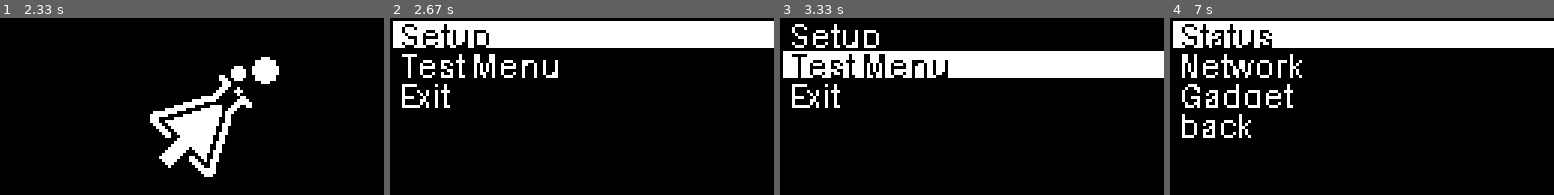
Above: before the commit, frames 1-4 (left to right).
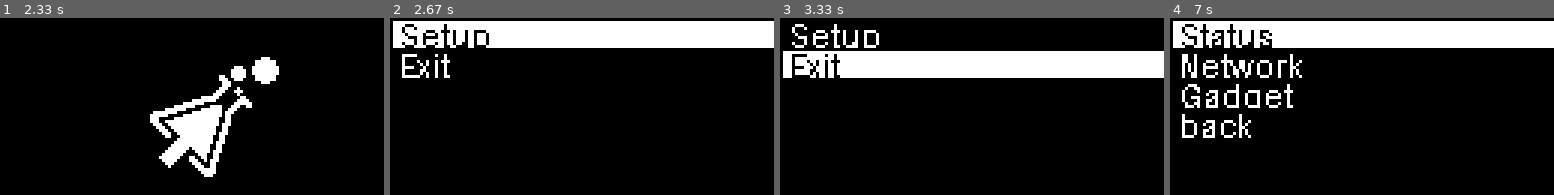
Above: after the commit, the same moments.

Repository: ProjectMakeIt/provkey-software
Game: pygame game, started from desktop.py
Same seed, same stepped clock (60 frames per second), same inputs: the game is played once before the commit and once after it. The source is Python 2; it was converted automatically to run under Python 3.
Inputs:
- Up to frame 1 (2.33 s): hold Up 0.33-0.8 s; hold Down 0.83-1.3 s
- Up to frame 2 (2.67 s): no input
- Up to frame 3 (3.33 s): hold Down 2.83-3.3 s
- Up to frame 4 (7 s): hold Up 3.33-3.7 s; hold Down 3.73-4.1 s; hold Up 4.13-4.43 s; hold Down 4.47-4.77 s; hold Up 4.8-5.17 s; hold Down 5.2-5.57 s; hold Up 5.6-5.9 s; hold Down 5.93-6.23 s; hold Up 6.27-6.63 s; tap Enter at 6.67 s

Frame 1 is identical in both runs. In frame 2, 2.5% of the frame differs, in the area x 3-44%, y 20-51%; in frame 3, 2.5%; in frame 4, nothing differs.

Commit message:
make info navigatable to allow more things to be added

Diff:
--- a/menus.py
+++ b/menus.py
@@ -57,13 +57,11 @@
     load = ProgressMenu('images/scale.bmp',50,root)
     setup = Menu()
     network = Menu()
-    wifi = Menu()
-    usbNet = Menu()
     usb = Menu()
     info = Menu(True,4)
     testMenu = Menu()
     root.addLine(MenuEntry('Setup',setup))
-    root.addLine(MenuEntry('Test Menu',testMenu))
+    #root.addLine(MenuEntry('Test Menu',testMenu))
     root.addLine(MenuLine('Exit',shutdown))
     testMenu.addLine(MenuText('Test1'))
     testMenu.addLine(MenuText('Test2'))
@@ -82,21 +80,17 @@
     setup.addLine(MenuEntry('Network',network))
     setup.addLine(MenuEntry('Gadget',usb))
     setup.addLine(MenuEntry('back',root))
-    network.addLine(MenuEntry('Wifi',wifi))
-    network.addLine(MenuEntry('Usb',usbNet))
+    network.addLine(MenuLine('Wifi Off',disable_wifi_network))
+    network.addLine(MenuLine('Wifi On',enable_wifi_network))
+    network.addLine(MenuLine('Usb Off',disable_usb_network))
+    network.addLine(MenuLine('Usb On',enable_usb_network))
     network.addLine(MenuEntry('back',setup))
-    wifi.addLine(MenuLine('Wifi Off',disable_wifi_network))
-    wifi.addLine(MenuLine('Wifi On',enable_wifi_network))
-    wifi.addLine(MenuEntry('back',network))
-    usbNet.addLine(MenuLine('Usb Off',disable_usb_network))
-    usbNet.addLine(MenuLine('Usb On',enable_usb_network))
-    usbNet.addLine(MenuEntry('back',network))
     usb.addLine(MenuLine('Enable Gadget',enable_gadget))
     usb.addLine(MenuLine('Disable Gadget',disable_gadget))
     usb.addLine(MenuEntry('back',setup))
-    info.addLine(MenuCustom(ip_render),False)
-    info.addLine(MenuCustom(cpu_render),False)
-    info.addLine(MenuCustom(cmd_render),False)
-    info.addLine(MenuCustom(disk_render),False)
+    info.addLine(MenuCustom(ip_render),True)
+    info.addLine(MenuCustom(cpu_render),True)
+    info.addLine(MenuCustom(cmd_render),True)
+    info.addLine(MenuCustom(disk_render),True)
     info.addLine(MenuEntry('back',setup))
     return load
